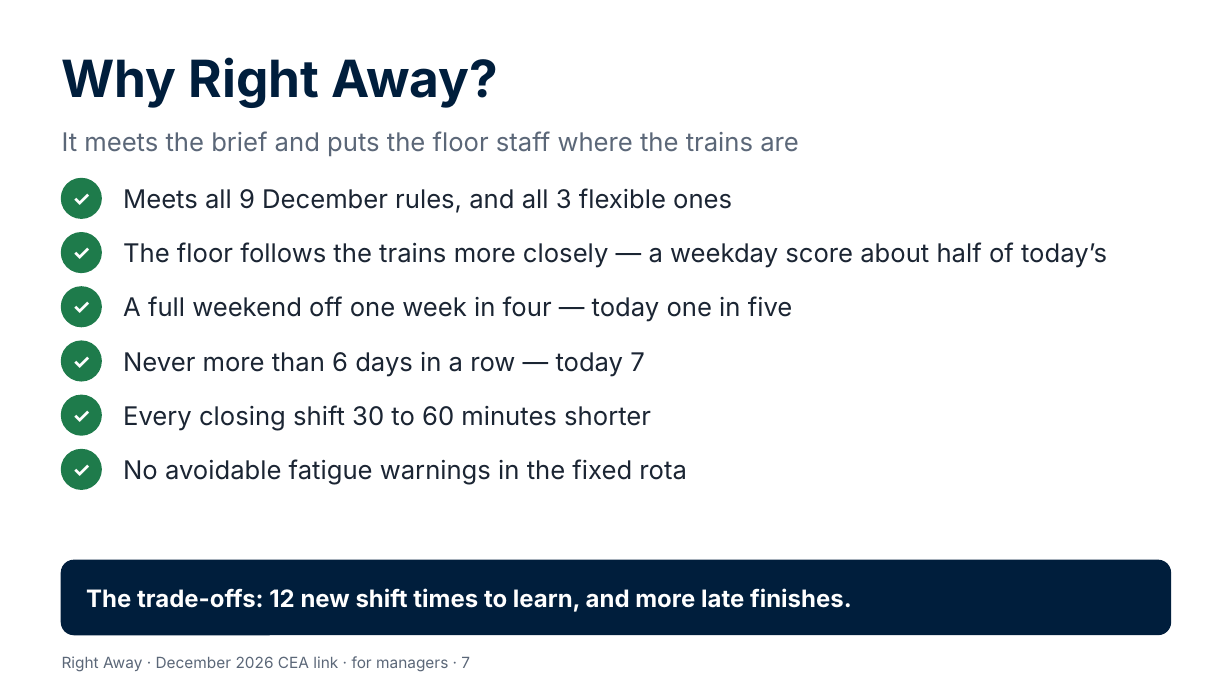
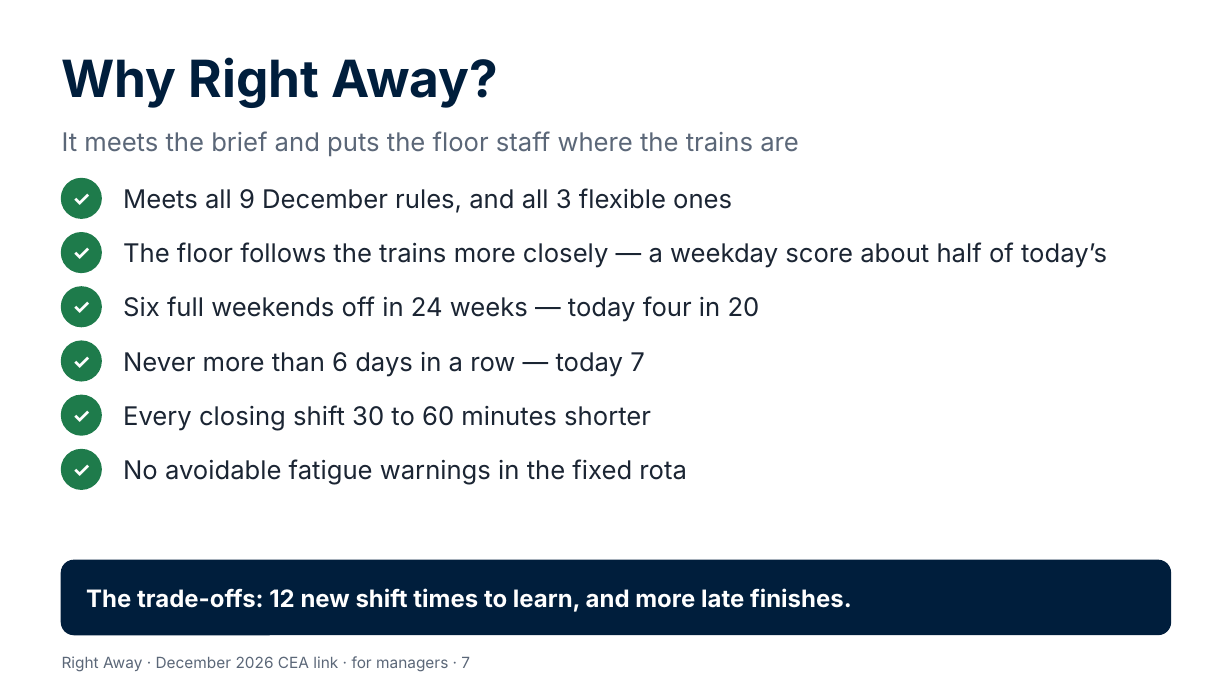
Before and after one commit to Garethdavidmiller/roster-app, a slide deck: slide 7 of docs/links-24/presentations/Right-Away-for-managers.pptx. Drawn at 1232x693 pixels with LibreOffice and Linux fonts; fonts in the diff are those of the drawing. Boxes give left, top, right and bottom in pixels: in the first picture for what was removed or moved away, otherwise in the second. Text is boxed around its words. In the diff, an @@ line names an element or a change of style, - is before the commit and + after.

```diff
--- a/docs/links-24/presentations/Right-Away-for-managers.pptx
+++ b/docs/links-24/presentations/Right-Away-for-managers.pptx
@@ text at <box>123,296,760,322</box>: text changed @@
-A full weekend off one week in four — today one in five
+Six full weekends off in 24 weeks — today four in 20
```
Also in this commit, not shown: 1 other slide changed, 21 other files.
